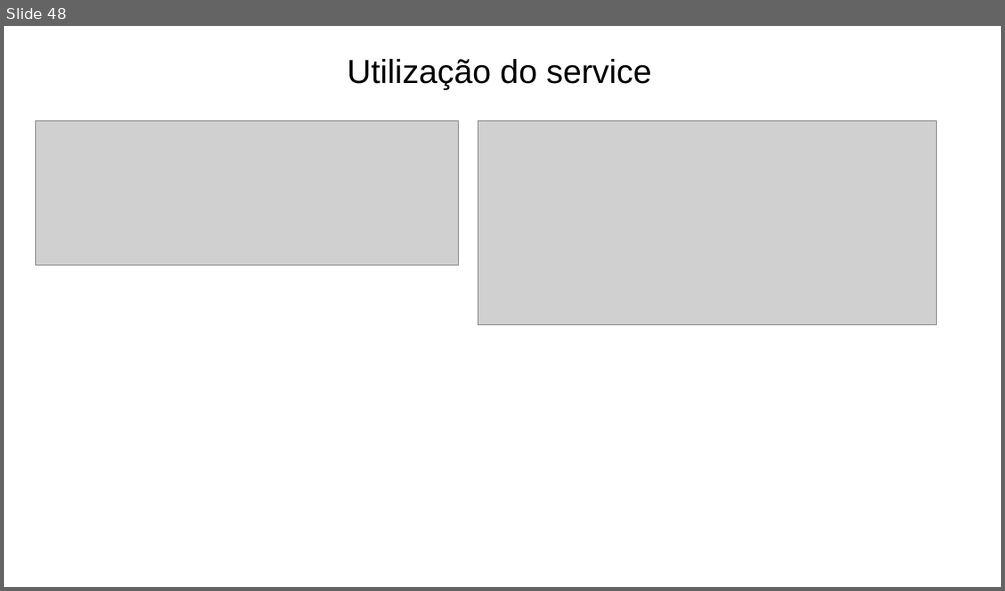
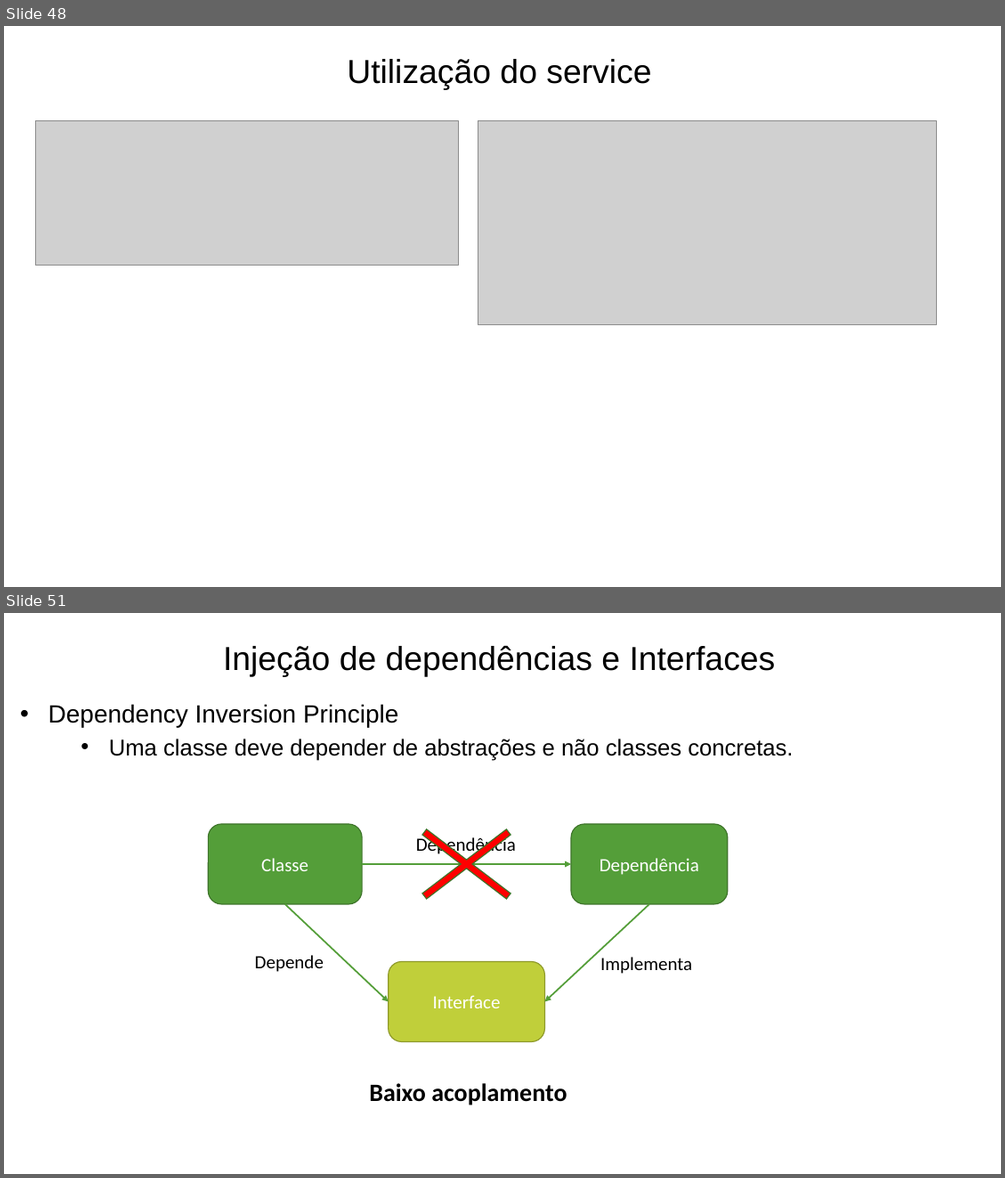
Before and after one commit to prodest/workshop-aspnet-core-mvc, a slide deck: workshop-aspnet-core-mvc.pptx. Shown one above the other, each under a label of ours: slide 48 before the commit, slides 48 and 51 after it; the slides between them are not shown. The pictures are 1005x591 and 1005x1178 pixels, drawn with LibreOffice and Linux fonts; fonts in the diff are those of the drawing; grey boxes stand for pictures; background and template pictures are left out. Boxes give left, top, right and bottom in pixels: in the first picture for what was removed or moved away, otherwise in the second. Text is boxed around its words. In the diff, an @@ line names an element or a change of style, - is before the commit and + after.

Commit message:
Ajustes no startup. Atualização da apresentação com injeção de dependências.

```diff
--- a/workshop-aspnet-core-mvc.pptx
+++ b/workshop-aspnet-core-mvc.pptx
@@ slide 51 added at box(4, 613, 1001, 1174), background #FFFFFF @@
@@ text added at box(223, 645, 776, 676), 32 pt, text #000000 @@
+Injeção de dependências e Interfaces
@@ text added at box(48, 704, 793, 761), 22 pt, text #000000 @@
+• Dependency Inversion Principle
+  • Uma classe deve depender de abstrações e não classes concretas.
@@ rounded rectangle added at box(208, 824, 362, 904), fill #549E39, outline #3E752A 1 pt, 18 pt, text #FFFFFF @@
+Classe
@@ cross added at box(386, 803, 547, 925), fill #FF0000, outline #3E752A 1 pt @@
@@ rounded rectangle added at box(571, 824, 727, 904), fill #549E39, outline #3E752A 1 pt, 18 pt, text #FFFFFF @@
+Dependência
@@ text added at box(416, 835, 516, 856), 18 pt, text #000000 @@
+Dependência
@@ arrow added from (362, 864) to (571, 864), #549E39 1.5 pt @@
@@ arrow added from (285, 904) to (388, 1002), #549E39 1.5 pt @@
@@ arrow added from (649, 904) to (544, 1002), #549E39 1.5 pt @@
@@ text added at box(255, 955, 324, 972), 18 pt, text #000000 @@
+Depende
@@ text added at box(600, 957, 692, 973), 18 pt, text #000000 @@
+Implementa
@@ rounded rectangle added at box(388, 962, 544, 1041), fill #C0CF3A, outline #8E992B 1 pt, 18 pt, text #FFFFFF @@
+Interface
@@ text added at box(369, 1083, 566, 1105), 24 pt, text #000000, bold @@
+Baixo acoplamento
```
Also in this commit, not shown: 1 slide changed, 7 other slides added, 2 other files.
